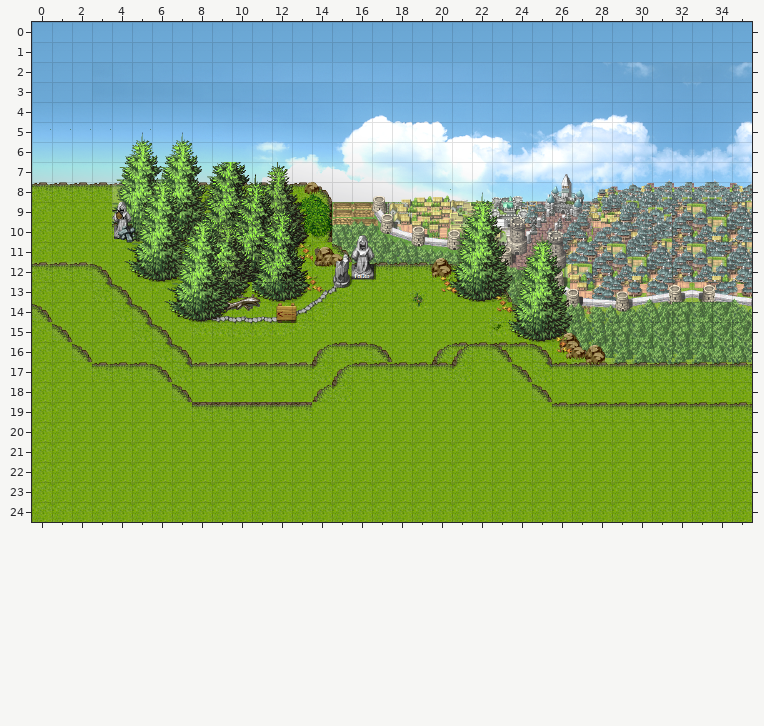
Tiled map -- Mapas/Mirador_ciudad/Mirador_ciudad.tmx. That is the earlier state.
Cells are 32x32 px. Shown: x 0..35, y 0..24.
The result:
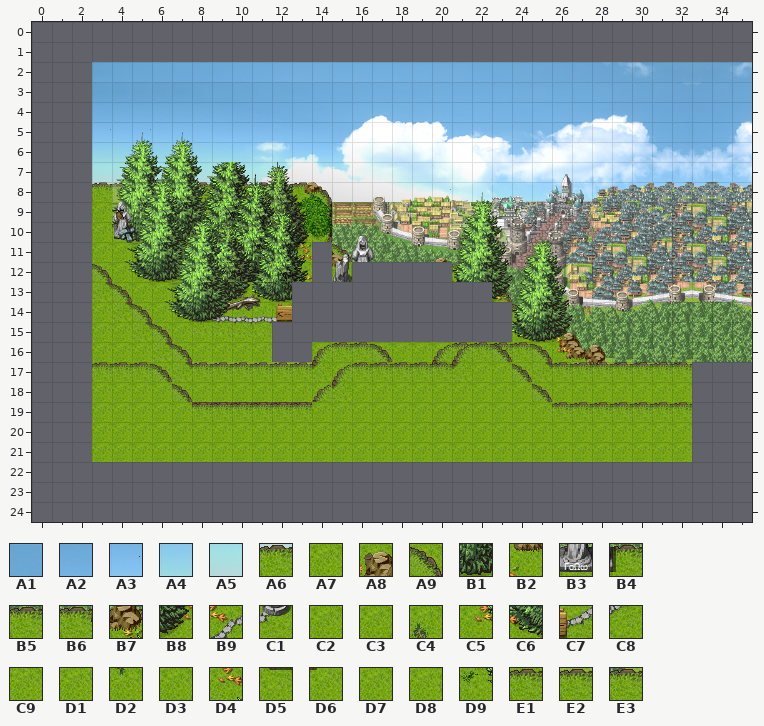
Key: from "Mirador_ciudad": A1 2, A2 60, A3 90, A4 120, A5 150, A6 180, A7 240, A8 281, A9 300, B1 303, B2 311, B3 313, B4 314, B5 315, B6 316, B7 317, B8 340, B9 341, C1 342, C2 343, C3 345, C4 346, C5 347, C6 348, C7 370, C8 371, C9 372, D1 375, D2 376, D3 379, D4 380, D5 399, D6 400, D7 401, D8 409, D9 410, E1 432, E2 455, E3 479.
__ is an empty cell.
The edit:
Layer "Background" (now hidden):
The edit erases tile A1 in rows 0 to 1 at x 0 to 35; in rows 2 to 3 at x 0 to 2.
The edit erases tile A2 in row 4 at x 0 to 2.
The edit erases tile A3 in row 5 at x 0 to 2.
The edit erases tile A4 in row 6 at x 0 to 2.
The edit erases tile A5 in row 7 at x 0 to 2.
The edit erases tile A6 in row 8 at x 0 to 2.
The edit erases tile A7 in rows 9 to 11 at x 0 to 2; in row 13 at x 0 to 2 and 17; in row 14 at x 1 to 2, 16 to 17 and 20 to 21; in row 15 at x 0, 2 and 15 to 21; in row 16 at x 0 to 1 and 12 to 13; in row 17 at x 0 to 2.
The edit erases tile A7 in row 18 at x 0 to 2 and 33 to 35; in row 19 at x 0 to 2; in rows 20 to 21 at x 0 to 2 and 33 to 35; in rows 22 to 24 at x 0 to 35.
The edit erases tile A8 in row 11 at x 14.
The edit erases tile A9 in row 14 at x 0; in row 15 at x 1; in row 16 at x 2.
The edit erases tile B1 in row 13 at x 22.
The edit erases tile B2 in row 12 at x 14.
The edit erases tile B3 in row 12 at x 16.
The edit erases tile B4 in row 12 at x 17.
The edit erases tile B5 in row 12 at x 18.
The edit erases tile B6 in row 12 at x 19.
The edit erases tile B7 in row 12 at x 20.
The edit erases tile B8 in row 13 at x 13.
The edit erases tile B9 in row 13 at x 14.
The edit erases tile C1 in row 13 at x 15.
The edit erases tile C2 in row 13 at x 16.
The edit erases tile C3 in row 13 at x 18.
The edit erases tile C4 in row 13 at x 19.
The edit erases tile C5 in row 13 at x 20.
The edit erases tile C6 in row 13 at x 21.
The edit erases tile C7 in row 14 at x 13.
The edit erases tile C8 in row 14 at x 14.
The edit erases tile C9 in row 14 at x 15.
The edit erases tile D1 in row 14 at x 18.
The edit erases tile D2 in row 14 at x 19.
The edit erases tile D3 in row 14 at x 22.
The edit erases tile D4 in row 14 at x 23.
The edit erases tile D5 in row 15 at x 12.
The edit erases tile D6 in row 15 at x 13.
The edit erases tile D7 in row 15 at x 14.
The edit erases tile D8 in row 15 at x 22.
The edit erases tile D9 in row 15 at x 23.
The edit erases tile E1 in row 19 at x 33 to 35.
The edit erases tile E2 in row 12 at x 0 to 2.
The edit erases tile E3 in row 17 at x 33 to 35.
